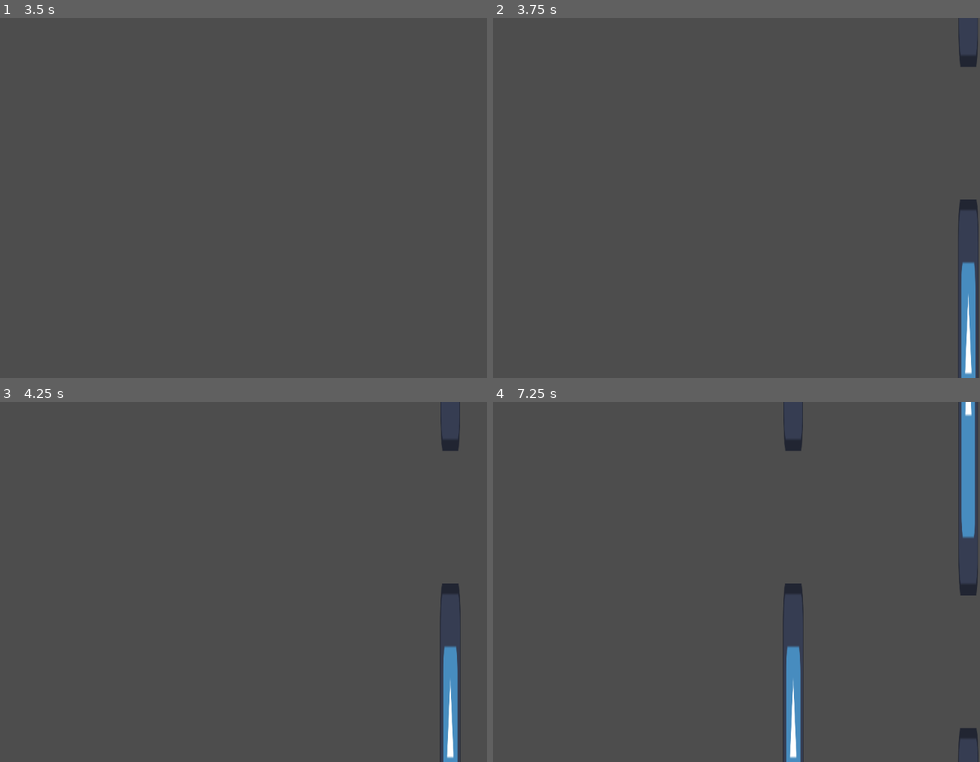
Above: before the commit, frames 1-4 (two rows, left to right).
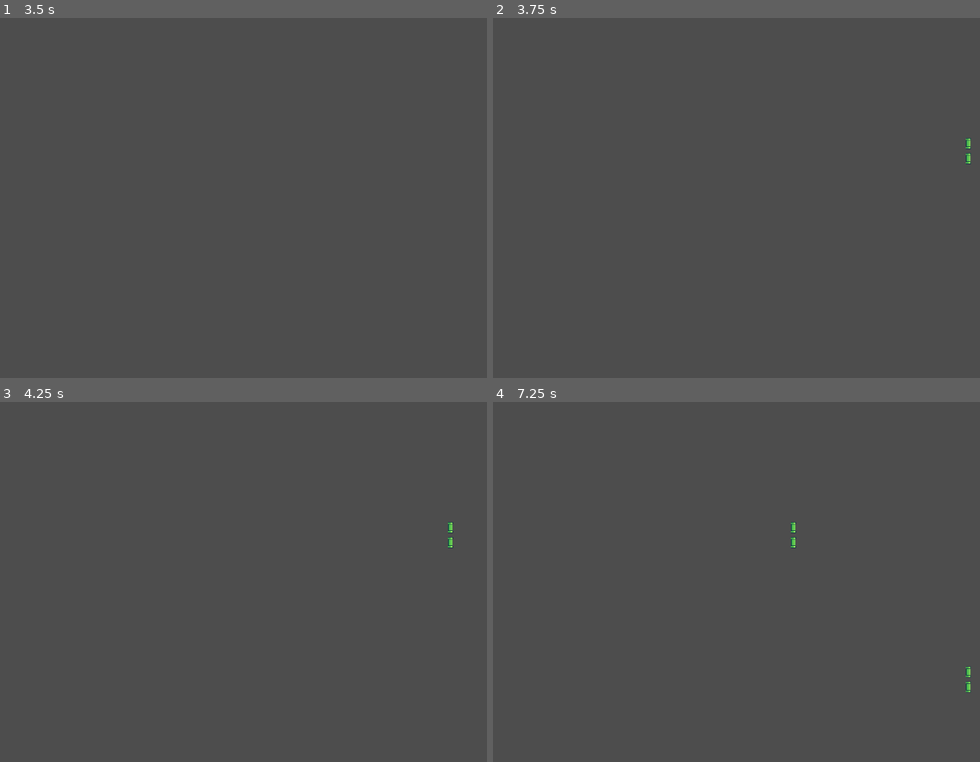
Above: after the commit, the same moments.

Repository: ItzAshmit/Inverse-flappy-bird
Game: Godot game, scene res://Scenes/main_game.tscn
Same seed, same stepped clock (60 frames per second), same inputs: the game is played once before the commit and once after it. The engine's default icon, where the game draws it, is replaced by a stand-in: a white triangle on a blue panel in a dark square.
Inputs:
- Up to frame 1 (3.5 s): tap Space (Jump) at 0.77, 1.52, 2.75, 3.02 s; tap Enter at 2 s
- Up to frame 2 (3.75 s): tap Enter at 3.5 s
- Up to frame 3 (4.25 s): tap Space (Jump) at 3.77 s
- Up to frame 4 (7.25 s): tap Space (Jump) at 4.52, 6.02, 6.77 s

Frame 1 is identical in both runs. In frame 2, 1.5% of the frame differs, in the area x 95-100%, y 0-100%; in frame 3, 1.5%; in frame 4, 3.1%, in the area x 59-100%, y 0-100%.

Commit message:
added assets

Diff:
--- a/Scenes/pipe.tscn
+++ b/Scenes/pipe.tscn
@@ -1,34 +1,36 @@
 [gd_scene format=3 uid="uid://bdlsm2suc3xw3"]
 
 [ext_resource type="Script" uid="uid://ctb8cb50wt7a6" path="res://Scripts/pipe.gd" id="1_hnit7"]
-[ext_resource type="Texture2D" uid="uid://dk8jx3j0406o1" path="res://icon.svg" id="1_n21g0"]
+[ext_resource type="Texture2D" uid="uid://clu4n6hjauqke" path="res://Assets/Flappy Bird Assets/Tiles/Style 1/PipeStyle1.png" id="2_hnit7"]
+
+[sub_resource type="AtlasTexture" id="AtlasTexture_p1buf"]
+atlas = ExtResource("2_hnit7")
+region = Rect2(0, 0, 32, 80)
 
 [sub_resource type="RectangleShape2D" id="RectangleShape2D_hnit7"]
-
-[sub_resource type="RectangleShape2D" id="RectangleShape2D_p1buf"]
+size = Vector2(25.925564, 75.00003)
 
 [node name="Pipe" type="Node2D" unique_id=1624188297]
 script = ExtResource("1_hnit7")
 
 [node name="Upper" type="Area2D" parent="." unique_id=2107738169]
-position = Vector2(0, -200)
+position = Vector2(0, -30)
 scale = Vector2(-0.30857575, 0.26666656)
 
 [node name="Sprite2D" type="Sprite2D" parent="Upper" unique_id=192697183]
-position = Vector2(0, -1333.1255)
-scale = Vector2(1, 21.830084)
-texture = ExtResource("1_n21g0")
+texture_filter = 1
+texture = SubResource("AtlasTexture_p1buf")
 
 [node name="CollisionShape2D" type="CollisionShape2D" parent="Upper" unique_id=476777213]
 shape = SubResource("RectangleShape2D_hnit7")
 
-[node name="Lower" type="Area2D" parent="." unique_id=1857990077]
-position = Vector2(0, 100)
+[node name="Lower" type="Area2D" parent="." unique_id=1038536352]
+scale = Vector2(-0.30857575, 0.26666656)
 
-[node name="Sprite2D" type="Sprite2D" parent="Lower" unique_id=469059597]
-position = Vector2(0, 319.04)
-scale = Vector2(0.32, 5.265)
-texture = ExtResource("1_n21g0")
+[node name="Sprite2D" type="Sprite2D" parent="Lower" unique_id=1616294913]
+texture_filter = 1
+texture = SubResource("AtlasTexture_p1buf")
 
-[node name="CollisionShape2D" type="CollisionShape2D" parent="Lower" unique_id=1748126933]
-shape = SubResource("RectangleShape2D_p1buf")
+[node name="CollisionShape2D" type="CollisionShape2D" parent="Lower" unique_id=1849436251]
+position = Vector2(0, -1.7881401e-06)
+shape = SubResource("RectangleShape2D_hnit7")
Binary file added: Assets/Flappy Bird Assets/Background/Background1.png
Not shown, added: Assets/Flappy Bird Assets/Background/Background1.png.import
Binary file added: Assets/Flappy Bird Assets/Background/Background2.png
Not shown, added: Assets/Flappy Bird Assets/Background/Background2.png.import
Binary file added: Assets/Flappy Bird Assets/Background/Background3.png
Not shown, added: Assets/Flappy Bird Assets/Background/Background3.png.import
Binary file added: Assets/Flappy Bird Assets/Background/Background4.png
Not shown, added: Assets/Flappy Bird Assets/Background/Background4.png.import
Binary file added: Assets/Flappy Bird Assets/Background/Background5.png
Not shown, added: Assets/Flappy Bird Assets/Background/Background5.png.import
Binary file added: Assets/Flappy Bird Assets/Background/Background6-Sheet.png
Not shown, added: Assets/Flappy Bird Assets/Background/Background6-Sheet.png.import
(and 79 more such lines)
